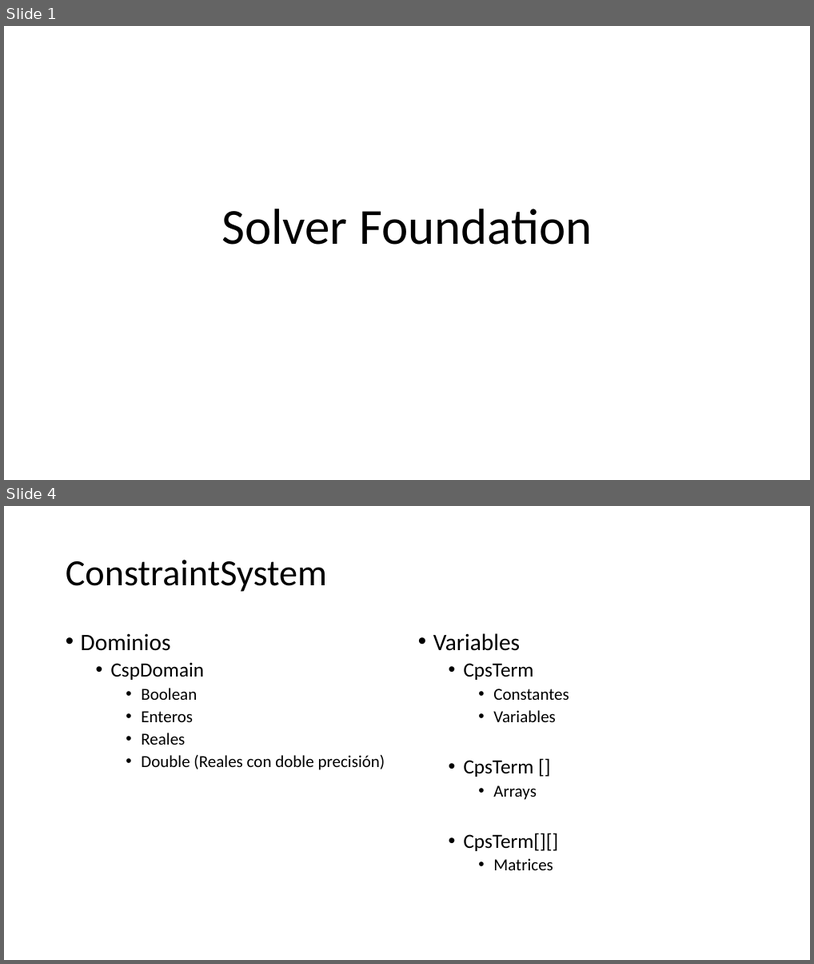
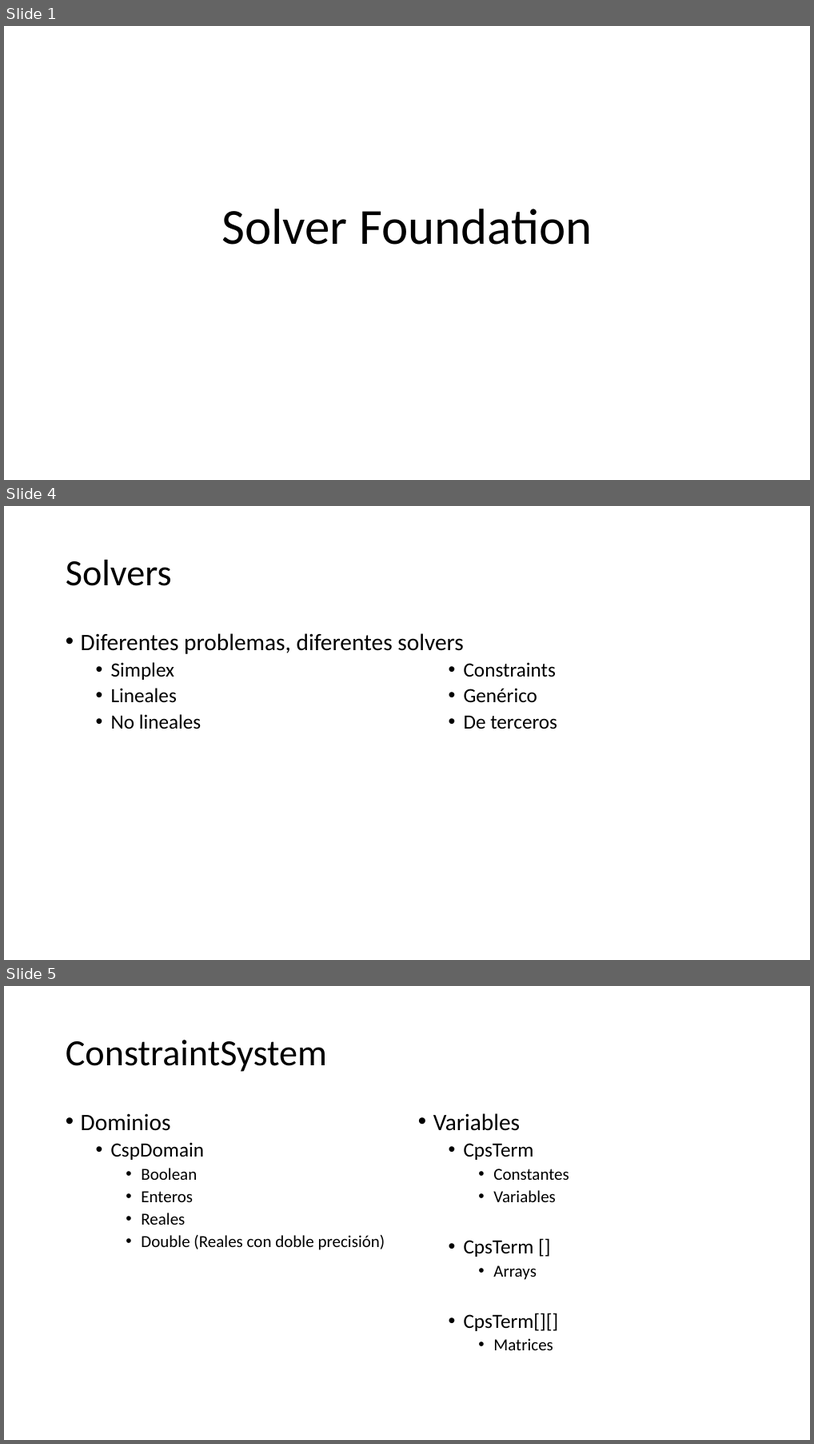
Before and after one commit to victordpc/ProgramacionRestricciones, a slide deck: Presentacion/Solver Foundation.pptx. Shown one above the other, each under a label of ours: slides 1 and 4 before the commit, slides 1, 4 and 5 after it; the slides between them are not shown. The pictures are 814x964 and 814x1444 pixels, drawn with LibreOffice and Linux fonts; fonts in the diff are those of the drawing. Boxes give left, top, right and bottom in pixels: in the first picture for what was removed or moved away, otherwise in the second. Text is boxed around its words. In the diff, an @@ line names an element or a change of style, - is before the commit and + after.

```diff
--- a/Presentacion/Solver Foundation.pptx
+++ b/Presentacion/Solver Foundation.pptx
@@ slide 4 added at [4,506,810,960], background #FFFFFF @@
@@ title added at [66,560,172,586], 44 pt, text #000000 @@
+Solvers
@@ text added at [81,633,464,729], 28 pt, text #000000 @@
+• Diferentes problemas, diferentes solvers
+  • Simplex
+  • Lineales
+  • No lineales
@@ text added at [464,662,558,729], 24 pt, text #000000 @@
+  • Constraints
+  • Genérico
+  • De terceros
@@ what was slide 4 is now slide 5 @@
```
Also in this commit, not shown: 6 slides changed.
